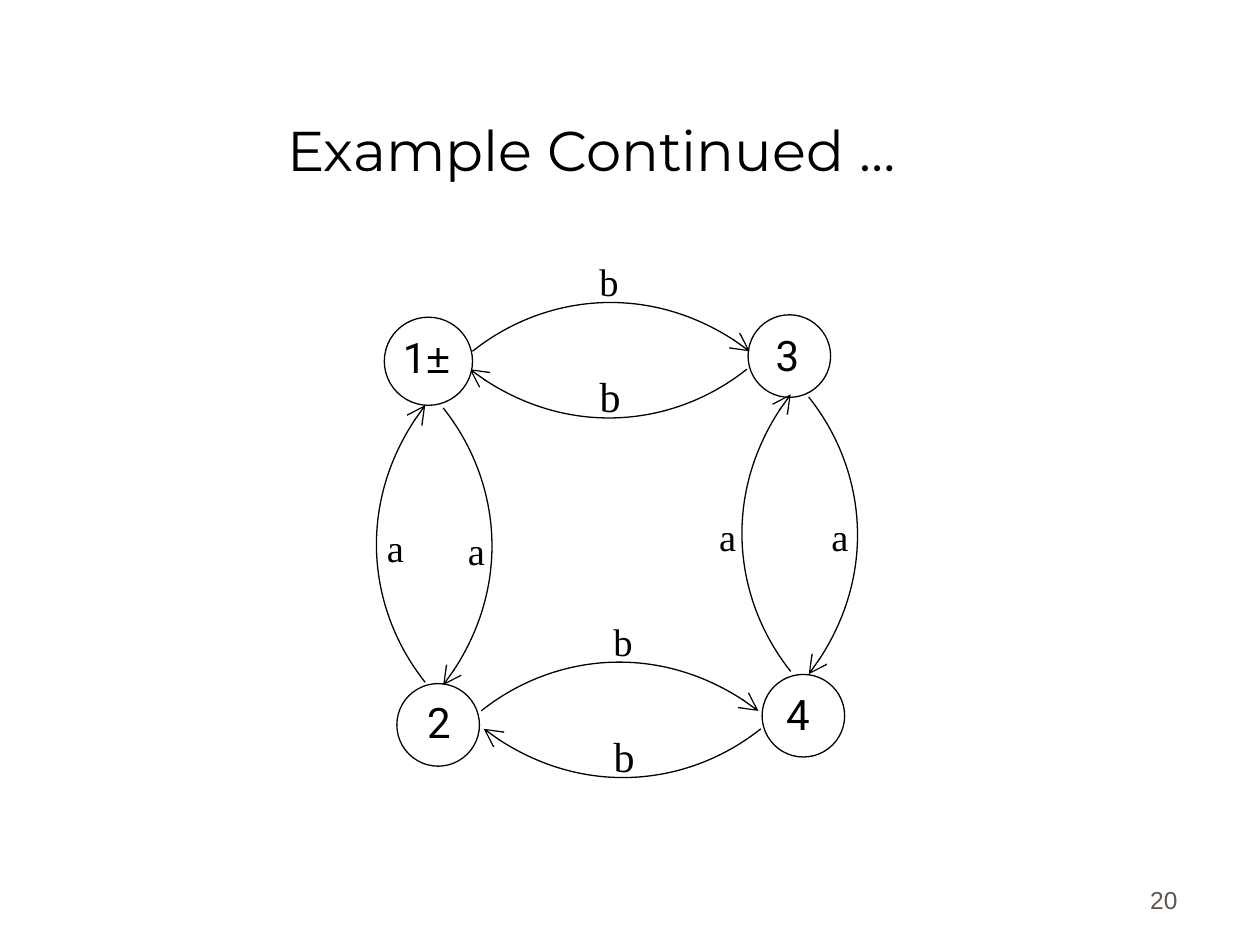
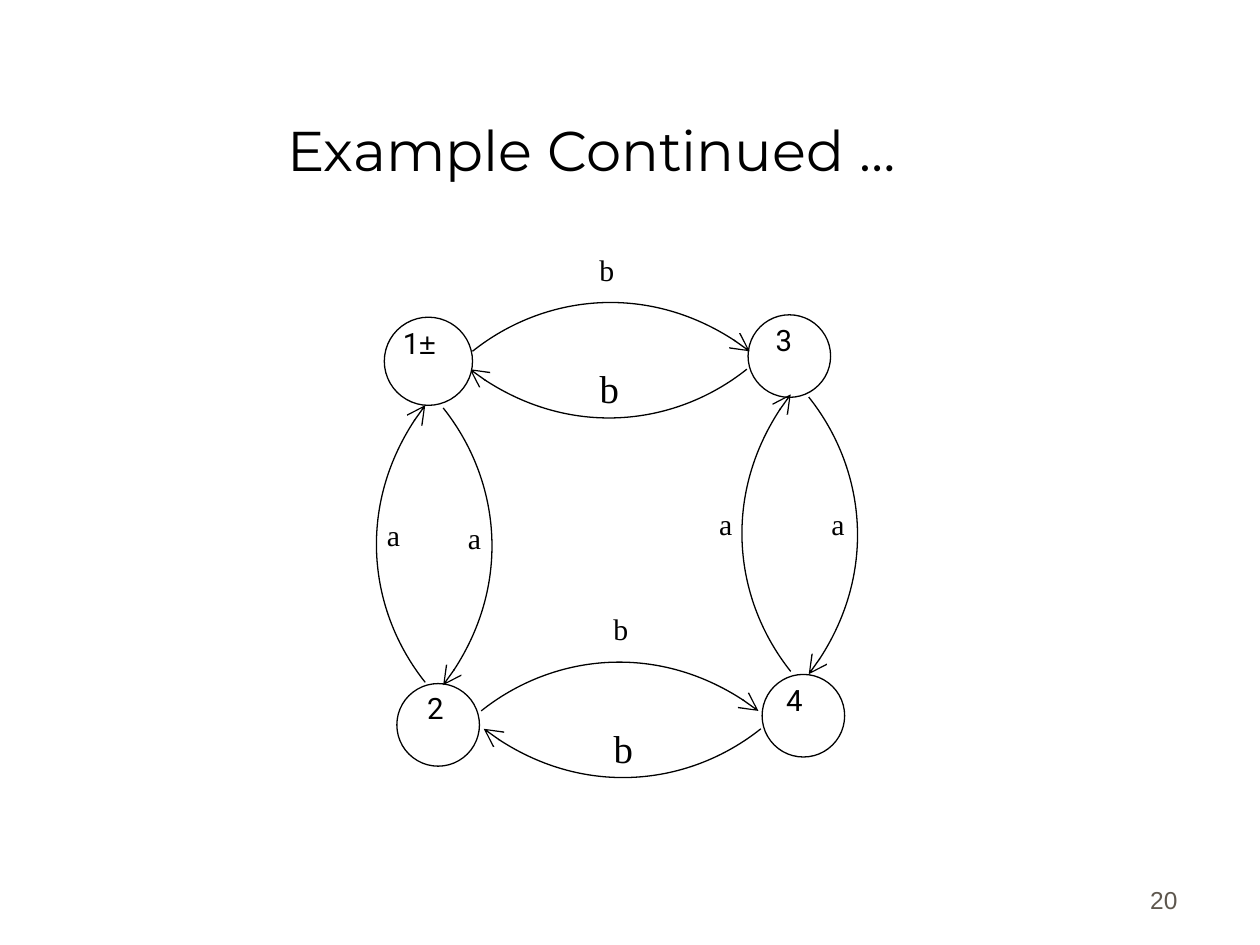
Before and after one commit to bamboat3/toa, a slide deck: slide 20 of Lesson 06.ppt. Drawn at 1260x945 pixels with LibreOffice and Linux fonts; fonts in the diff are those of the drawing; background and template pictures are left out. Boxes give left, top, right and bottom in pixels: in the first picture for what was removed or moved away, otherwise in the second. Text is boxed around its words. In the diff, an @@ line names an element or a change of style, - is before the commit and + after.

```diff
--- a/Lesson 06.ppt
+++ b/Lesson 06.ppt
@@ text "b" at (600, 376, 619, 404): size 24 to 22.2 pt; line spacing 1 to 0.9 @@
@@ size 22 to 17.1 pt; line spacing 1 to 0.8 in 6 elements at (599, 260, 614, 282), (613, 619, 628, 641), (387, 532, 400, 547), (468, 535, 481, 550), (719, 521, 732, 536), (831, 521, 844, 536) @@
@@ size 24 to 16.8 pt; line spacing 1 to 0.8 in 4 elements at (403, 333, 436, 354), (786, 690, 803, 711), (776, 329, 793, 352), (427, 697, 444, 719) @@
@@ text "b" at (614, 736, 633, 764): size 24 to 22.2 pt; line spacing 1 to 0.9 @@
```
Also in this commit, not shown: 8 other slides changed, 14 other files.
